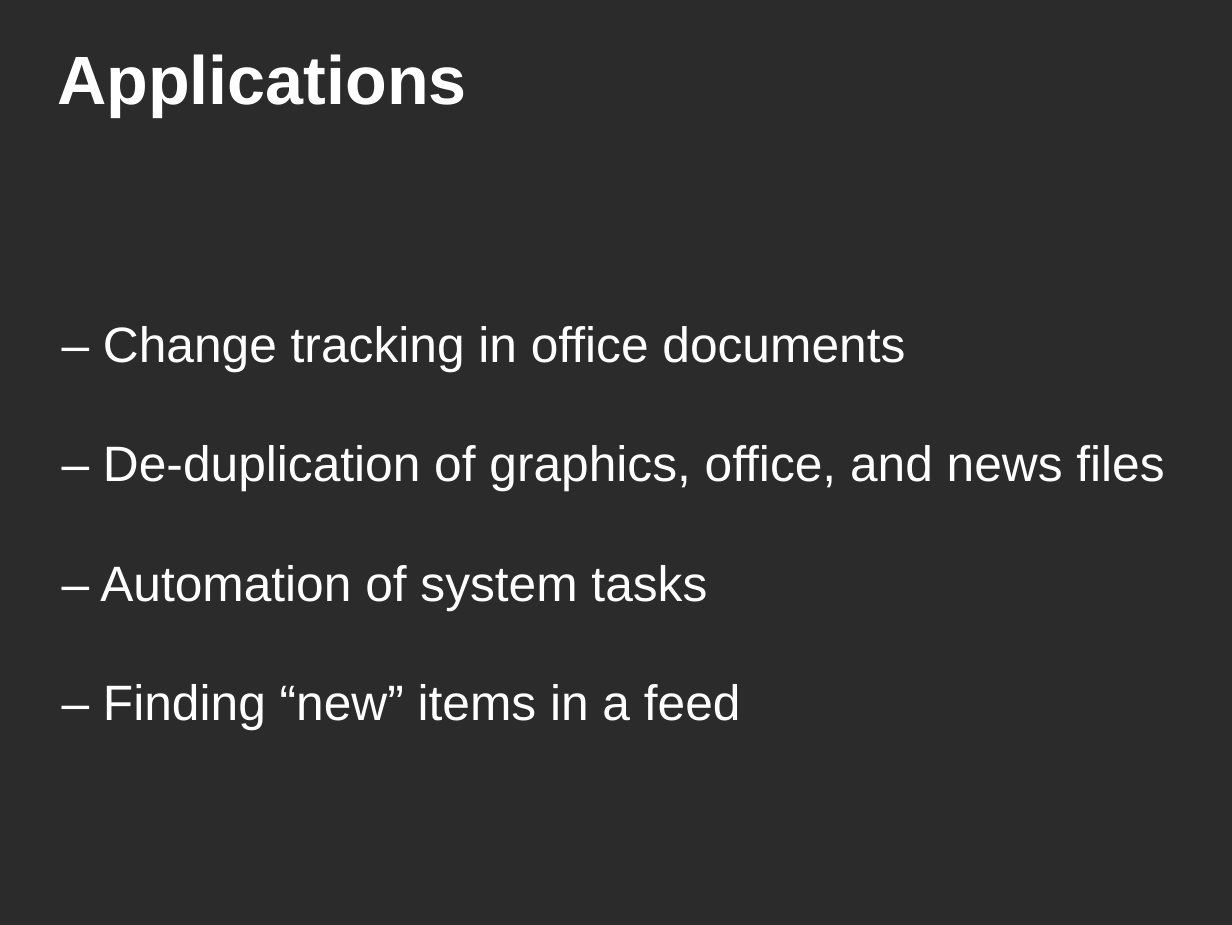
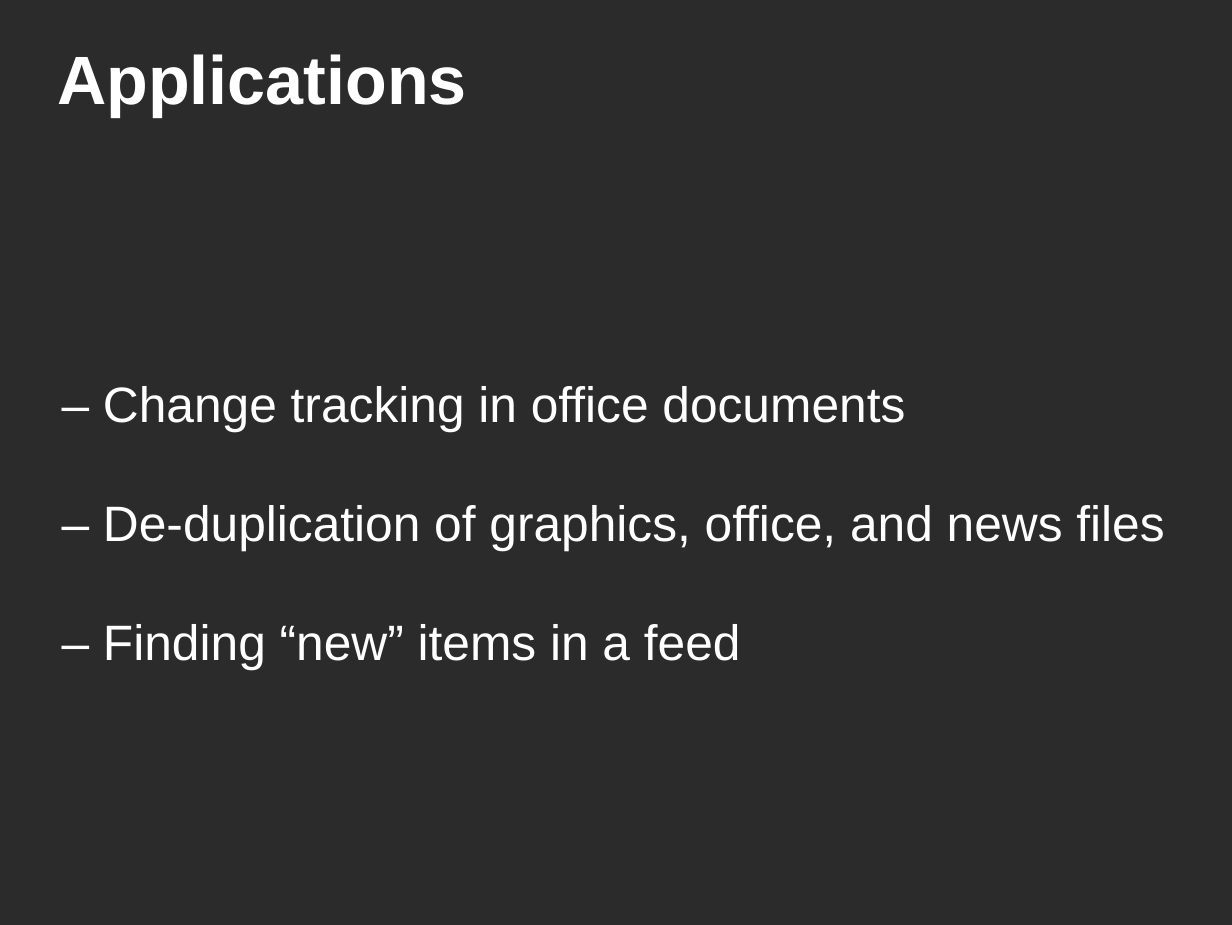
Before and after one commit to kratos12000/FastXMLDiff, a slide deck: slide 32 of Presentation/Slides.odp (slide 33 before the commit). Drawn at 1232x925 pixels with LibreOffice and Linux fonts; fonts in the diff are those of the drawing; background and template pictures are left out; a plain dark background stands for a picture behind light text. Boxes give left, top, right and bottom in pixels: in the first picture for what was removed or moved away, otherwise in the second. Text is boxed around its words. In the diff, an @@ line names an element or a change of style, - is before the commit and + after.

```diff
--- a/Presentation/Slides.odp
+++ b/Presentation/Slides.odp
@@ subtitle at (x1=100, y1=565, x2=707, y2=610): paragraph removed @@
-– Automation of system tasks
```
Also in this commit, not shown: 5 other slides changed, 1 slide removed, 1 other file.
